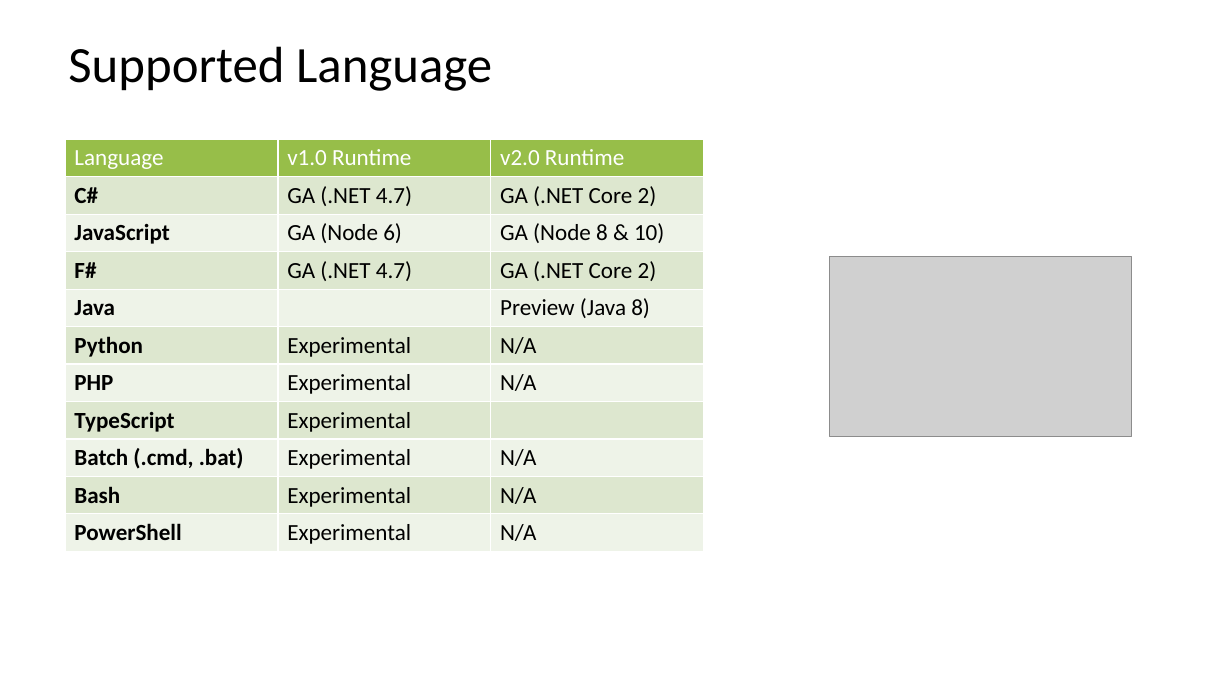
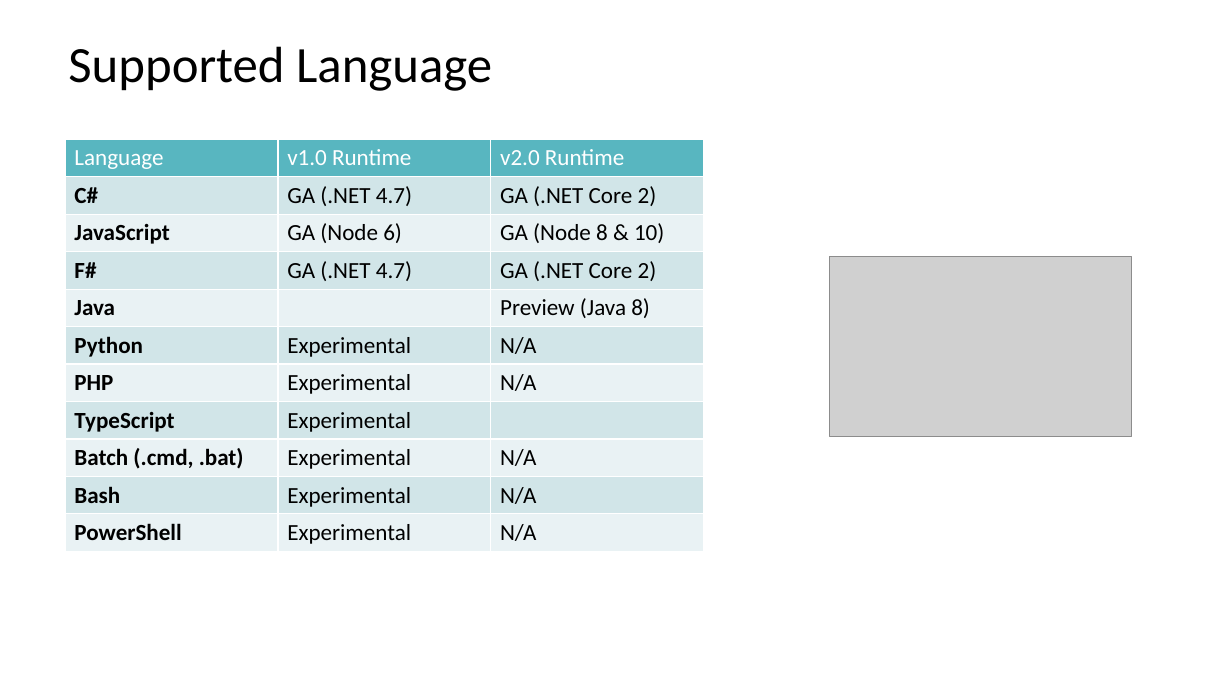
Before and after one commit to warrendt/cloudfridays, a slide deck: slide 41 of content/Azure Fundamentals/1. Understand cloud concepts/2. The differences between Iaas, Paas and Saas.pptx (slide 36 before the commit). Drawn at 1232x693 pixels with LibreOffice and Linux fonts; fonts in the diff are those of the drawing; grey boxes stand for pictures; background and template pictures are left out. Boxes give left, top, right and bottom in pixels: in the first picture for what was removed or moved away, otherwise in the second. Text is boxed around its words. In the diff, an @@ line names an element or a change of style, - is before the commit and + after.

```diff
--- a/content/Azure Fundamentals/1. Understand cloud concepts/2. The differences between Iaas, Paas and Saas.pptx
+++ b/content/Azure Fundamentals/1. Understand cloud concepts/2. The differences between Iaas, Paas and Saas.pptx
@@ table at bbox=[66, 140, 703, 548] @@
@@ fill #97BE49 to #58B6C0 in row 1 @@
@@ fill #DDE8D0 to #D1E5E8 in 15 cells @@
@@ fill #EFF4E9 to #EAF3F4 in 15 cells @@
```
Also in this commit, not shown: 12 other slides changed, 7 slides added, 2 slides removed.
